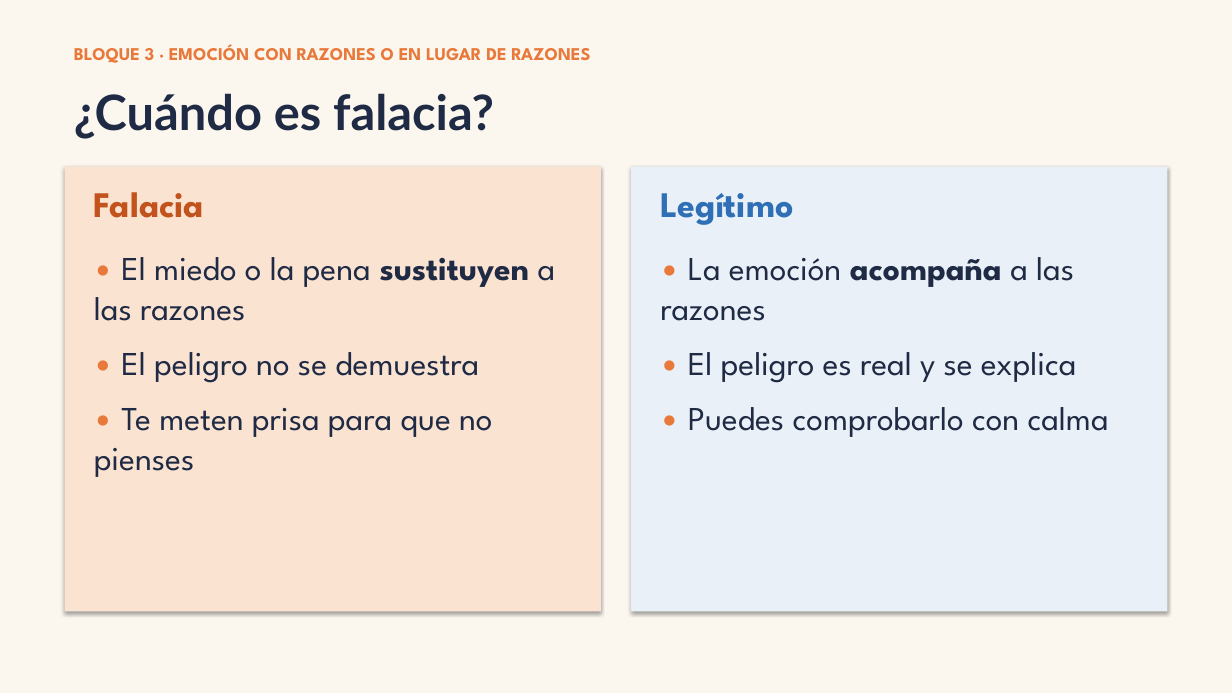
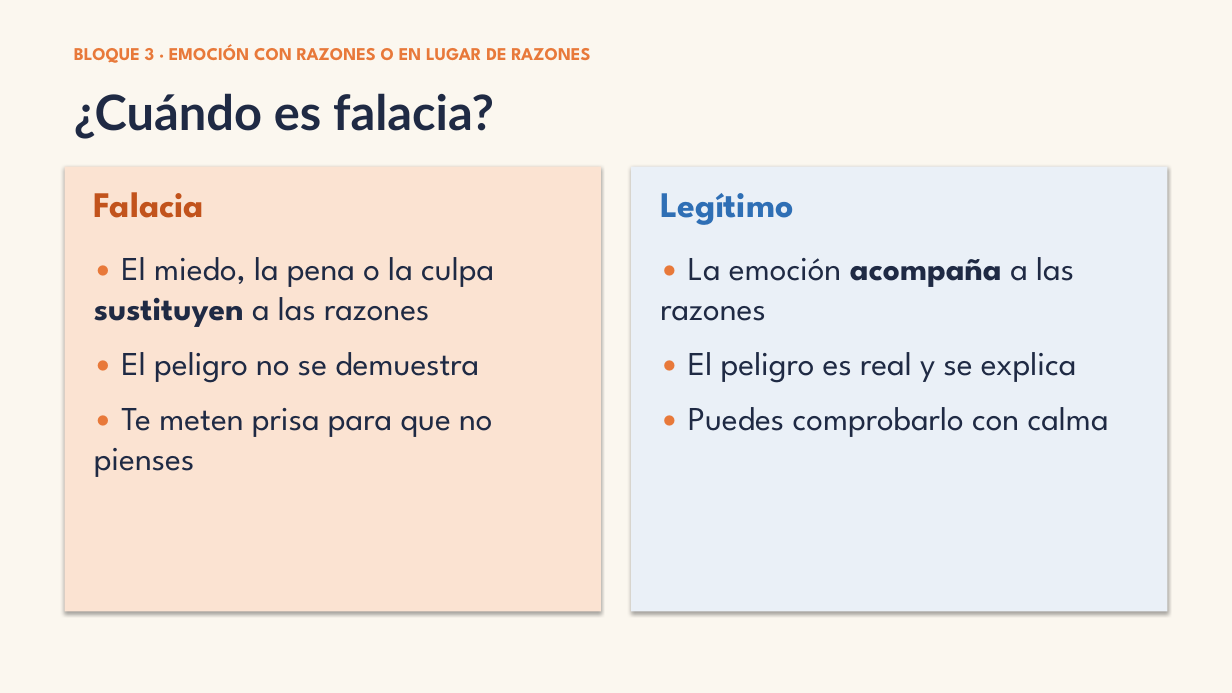
Before and after one commit to mikagiuri/pensamiento-critico-web, a slide deck: slide 14 of curso/pptx/S16.pptx. Drawn at 1232x693 pixels with LibreOffice and Linux fonts; fonts in the diff are those of the drawing. Boxes give left, top, right and bottom in pixels: in the first picture for what was removed or moved away, otherwise in the second. Text is boxed around its words. In the diff, an @@ line names an element or a change of style, - is before the commit and + after.

```diff
--- a/curso/pptx/S16.pptx
+++ b/curso/pptx/S16.pptx
@@ text at (x1=94, y1=257, x2=494, y2=327): text changed @@
-• El miedo o la pena sustituyen a las razones
+• El miedo, la pena o la culpa sustituyen a las razones
```
Also in this commit, not shown: 4 other slides changed, 45 other files.
